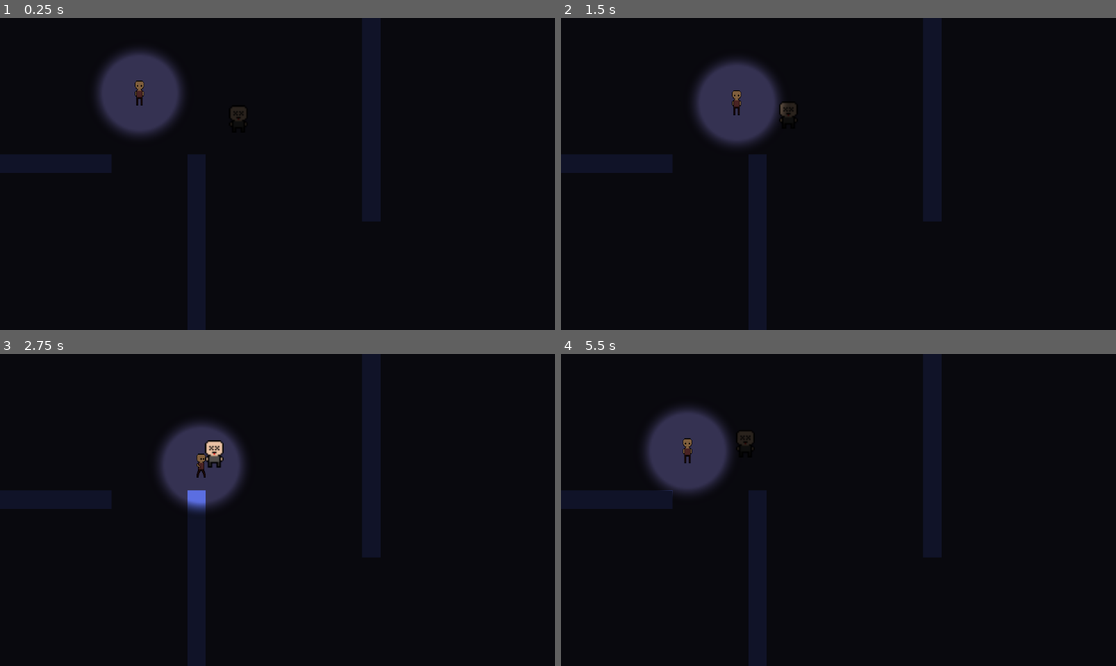
Above: before the commit, frames 1-4 (two rows, left to right).
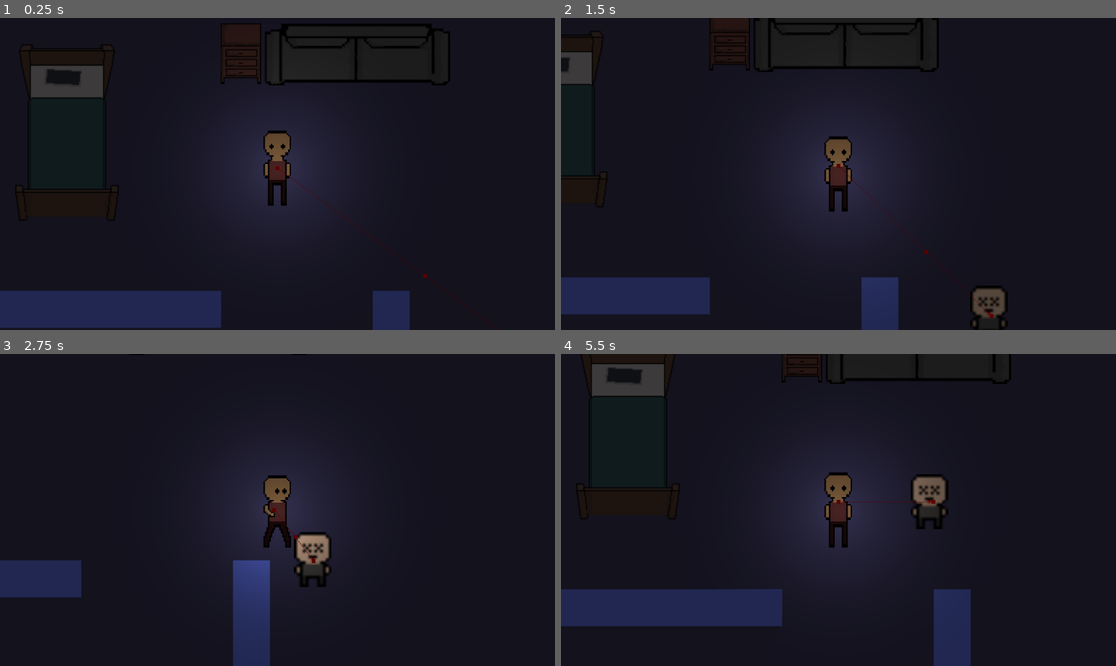
Above: after the commit, the same moments.

Repository: RetroRabiul/haunted
Game: Godot game, scene res://Scenes/main.tscn
Two runs of this game, one before a commit and one after it. Both use one fixed random seed, a clock stepped at 60 frames per second and the inputs below.
Inputs:
- Up to frame 1 (0.25 s): no input
- Up to frame 2 (1.5 s): hold D (right) 0.53-1.28 s; hold S (down) from 1.28 s (still down)
- Up to frame 3 (2.75 s): release S (down) at 2.03 s; hold D (right) from 2.03 s (still down)
- Up to frame 4 (5.5 s): release D (right) at 2.78 s; hold W (up) 2.78-3.53 s; hold A (left) 3.53-5.03 s; hold S (down) from 5.03 s (still down)

The runs differ from the first frame. In frame 1, 25% of the frame differs, in the area x 0-90%, y 1-100%; in frame 2, 23%; in frame 3, 18%; in frame 4, 26%, in the area x 0-74%, y 0-100%.

Commit message:
enemy movement

Diff:
--- a/Scenes/enemy.tscn
+++ b/Scenes/enemy.tscn
@@ -11,6 +11,7 @@
 radius = 56.0
 
 [node name="Enemy" type="CharacterBody2D"]
+collision_layer = 2
 script = ExtResource("1_dguvf")
 
 [node name="sprite" type="Sprite2D" parent="."]
@@ -20,11 +21,20 @@
 shape = SubResource("CapsuleShape2D_w8vfh")
 
 [node name="Area2D" type="Area2D" parent="."]
+visible = false
 collision_layer = 2
 collision_mask = 2
 
 [node name="CollisionShape2D" type="CollisionShape2D" parent="Area2D"]
 shape = SubResource("CircleShape2D_uxybn")
 
+[node name="NavigationAgent2D" type="NavigationAgent2D" parent="."]
+debug_enabled = true
+
+[node name="Timer" type="Timer" parent="."]
+wait_time = 0.1
+autostart = true
+
 [connection signal="body_entered" from="Area2D" to="." method="_on_area_2d_body_entered"]
 [connection signal="body_exited" from="Area2D" to="." method="_on_area_2d_body_exited"]
+[connection signal="timeout" from="Timer" to="." method="_on_timer_timeout"]
--- a/Scenes/main.tscn
+++ b/Scenes/main.tscn
@@ -1,9 +1,12 @@
-[gd_scene load_steps=8 format=3 uid="uid://bwsggdywhxqen"]
+[gd_scene load_steps=12 format=3 uid="uid://bwsggdywhxqen"]
 
 [ext_resource type="Texture2D" uid="uid://cnmn6kakxfuyg" path="res://Assets/Tile.png" id="1_1he5y"]
 [ext_resource type="Texture2D" uid="uid://dmfgryqqsc0y7" path="res://Assets/background.png" id="2_xkkr0"]
 [ext_resource type="PackedScene" uid="uid://cnydytf4b6xxm" path="res://Scenes/player.tscn" id="3_8skpl"]
 [ext_resource type="PackedScene" uid="uid://vnl56fwywfjs" path="res://Scenes/enemy.tscn" id="4_lnbp6"]
+[ext_resource type="Texture2D" uid="uid://cfw8tu2mt1am" path="res://Assets/sofa.png" id="5_1l0pw"]
+[ext_resource type="Texture2D" uid="uid://ddirgey408e7o" path="res://Assets/bed.png" id="5_p8reg"]
+[ext_resource type="Texture2D" uid="uid://cty7nukjqhf5p" path="res://Assets/table.png" id="6_k67h0"]
 
 [sub_resource type="TileSetAtlasSource" id="TileSetAtlasSource_rk5bl"]
 texture = ExtResource("1_1he5y")
@@ -30,6 +33,11 @@
 [sub_resource type="OccluderPolygon2D" id="OccluderPolygon2D_dbrg8"]
 polygon = PackedVector2Array(2, 284, 231, 284, 231, 321, 1, 321)
 
+[sub_resource type="NavigationPolygon" id="NavigationPolygon_pl5bf"]
+vertices = PackedVector2Array(371, 634, 10.0625, 634, 11.9375, 336, 243, 336, 371, 268, 243, 271, 807, 434, 807, 16, 1138, 16, 1138, 634, 443, 634, 736, 434, 443, 268, 736, 14, 10, 14, 10, 271)
+polygons = Array[PackedInt32Array]([PackedInt32Array(0, 1, 2, 3), PackedInt32Array(4, 0, 3, 5), PackedInt32Array(6, 7, 8, 9), PackedInt32Array(6, 9, 10, 11), PackedInt32Array(11, 10, 12, 13), PackedInt32Array(14, 13, 12, 4), PackedInt32Array(14, 4, 5, 15)])
+outlines = Array[PackedVector2Array]([PackedVector2Array(0, 4, 746, 4, 746, 424, 797, 424, 797, 6, 1148, 6, 1148, 644, 433, 644, 433, 278, 381, 278, 381, 644, 0, 644, 2, 326, 233, 326, 233, 281, 0, 281)])
+
 [node name="Main" type="Node2D"]
 
 [node name="TileMap" type="TileMap" parent="."]
@@ -44,16 +52,34 @@
 scale = Vector2(0.600395, 0.600301)
 texture = ExtResource("2_xkkr0")
 
+[node name="Table" type="Sprite2D" parent="."]
+position = Vector2(252, 37)
+texture = ExtResource("6_k67h0")
+
+[node name="Sofa" type="Sprite2D" parent="."]
+position = Vector2(373, 38)
+texture = ExtResource("5_1l0pw")
+
+[node name="Bed" type="Sprite2D" parent="."]
+position = Vector2(68, 129)
+texture = ExtResource("5_p8reg")
+
 [node name="CanvasModulate" type="CanvasModulate" parent="."]
-color = Color(0.17881, 0.17881, 0.17881, 1)
+color = Color(0.359069, 0.359069, 0.359069, 1)
 
 [node name="LightOccluder2D" type="LightOccluder2D" parent="."]
-modulate = Color(1, 1, 1, 0)
+modulate = Color(0, 0, 0, 0)
 occluder = SubResource("OccluderPolygon2D_dbrg8")
 
 [node name="Player" parent="." instance=ExtResource("3_8skpl")]
 position = Vector2(290, 156)
 
-[node name="Enemy" parent="." instance=ExtResource("4_lnbp6")]
-position = Vector2(495, 210)
+[node name="Enemy" parent="." node_paths=PackedStringArray("player") instance=ExtResource("4_lnbp6")]
+position = Vector2(574, 365)
 scale = Vector2(3, 3)
+player = NodePath("../Player")
+
+[node name="NavigationRegion2D" type="NavigationRegion2D" parent="."]
+navigation_polygon = SubResource("NavigationPolygon_pl5bf")
+
+[editable path="Player"]
--- a/Scenes/player.tscn
+++ b/Scenes/player.tscn
@@ -17,6 +17,7 @@
 [ext_resource type="Texture2D" uid="uid://3uljm011y2ii" path="res://Assets/Player/Walking/player_walking2.png" id="14_ctwx4"]
 [ext_resource type="Texture2D" uid="uid://b5r3e67w3ukb4" path="res://Assets/Player/Walking/player_walking3.png" id="15_qgbka"]
 [ext_resource type="Texture2D" uid="uid://eeqaj8bgkhpw" path="res://Assets/Player/Walking/player_walking4.png" id="16_54x77"]
+[ext_resource type="Texture2D" uid="uid://bwcfojbiyqvvt" path="res://Assets/light.png" id="18_118xn"]
 
 [sub_resource type="SpriteFrames" id="SpriteFrames_ovedi"]
 animations = [{
@@ -93,17 +94,8 @@
 radius = 9.0
 height = 52.0
 
-[sub_resource type="Gradient" id="Gradient_nii22"]
-offsets = PackedFloat32Array(0.678261, 1)
-colors = PackedColorArray(1, 1, 1, 1, 0, 0, 0, 0)
-
-[sub_resource type="GradientTexture2D" id="GradientTexture2D_utqsb"]
-gradient = SubResource("Gradient_nii22")
-fill = 1
-fill_from = Vector2(0.5, 0.5)
-fill_to = Vector2(0.858896, 0.150307)
-
 [node name="Player" type="CharacterBody2D"]
+scale = Vector2(1.5, 1.5)
 collision_layer = 3
 script = ExtResource("1_v2wly")
 
@@ -118,8 +110,12 @@
 shape = SubResource("CapsuleShape2D_72anm")
 
 [node name="PointLight2D" type="PointLight2D" parent="."]
-scale = Vector2(3.59375, 3.59375)
 blend_mode = 2
 range_item_cull_mask = 3
 shadow_enabled = true
-texture = SubResource("GradientTexture2D_utqsb")
+texture = ExtResource("18_118xn")
+
+[node name="Camera2D" type="Camera2D" parent="."]
+zoom = Vector2(2, 2)
+limit_left = 0
+limit_top = 0
--- a/Scripts/enemy.gd
+++ b/Scripts/enemy.gd
@@ -1,19 +1,105 @@
 extends CharacterBody2D
 
-@export var speed = 200
-var player_chase = false
+const speed = 50
 
-var player = null
+@export var player: Node2D
+@onready var nav_agent := $NavigationAgent2D as NavigationAgent2D
 
 func _physics_process(delta: float) -> void:
-	if player_chase:
-		position += (player.position - position) / speed
+	var dir = to_local(nav_agent.get_next_path_position()).normalized()
+	velocity = dir * speed
+	move_and_slide()
 
 
-func _on_area_2d_body_entered(body: Node2D) -> void:
-	player = body
-	player_chase = true
+func makepath() -> void:
+	nav_agent.target_position = player.global_position
 
-func _on_area_2d_body_exited(body: Node2D) -> void:
-	player = null
-	player_chase = false
+
+
+
+func _on_timer_timeout() -> void:
+	makepath()
+
+
+
+
+
+
+
+
+
+
+
+
+
+
+
+
+
+
+
+
+#@export var max_speed = 200
+#@export var player_path = NodePath()
+#@onready var player = get_node(player_path)
+#
+#@onready var nav_agent = $NavigationAgent2D
+#
+#var is_chasing = false
+#
+#
+#func _ready() -> void:
+	#nav_agent.get_next_path_position(player.global_position)
+	#chase_player(true)
+#
+#
+#func chase_player(state):
+	#is_chasing = state
+#
+#
+#func _physics_process(delta: float) -> void:
+	#
+	#var direction = global_position.direction_to(nav_agent.get_next_path_position())
+	#var new_velocity = direction * max_speed
+	#
+	#var steering = (new_velocity - velocity) * delta * 400.0
+	#
+	#velocity += steering
+	#
+	#move_and_slide()
+	#
+	#
+	#
+	#
+	#
+#
+#
+#
+#
+
+
+
+
+
+
+
+
+
+
+#@export var speed = 200
+#var player_chase = false
+#
+#var player = null
+#
+#func _physics_process(delta: float) -> void:
+	#if player_chase:
+		#position += (player.position - position) / speed
+		#
+#
+#func _on_area_2d_body_entered(body: Node2D) -> void:
+	#player = body
+	#player_chase = true
+#
+#func _on_area_2d_body_exited(body: Node2D) -> void:
+	#player = null
+	#player_chase = false
Binary file added: Assets/bed.png
Not shown, added: Assets/bed.png.import
Binary file added: Assets/light.png
Not shown, added: Assets/light.png.import
Binary file added: Assets/sofa.png
Not shown, added: Assets/sofa.png.import
Binary file added: Assets/table.png
Not shown, added: Assets/table.png.import
Not shown: 1 places in Scenes/player.tscn that only renumber resources
